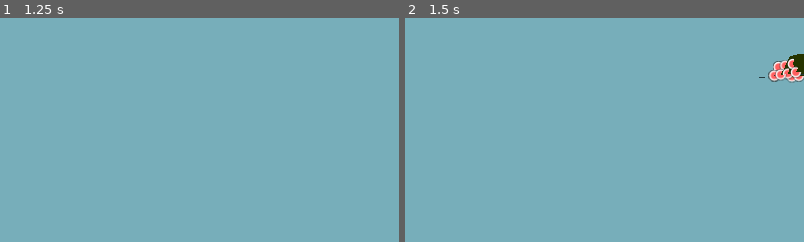
Above: before the commit, frames 1-2 (left to right).
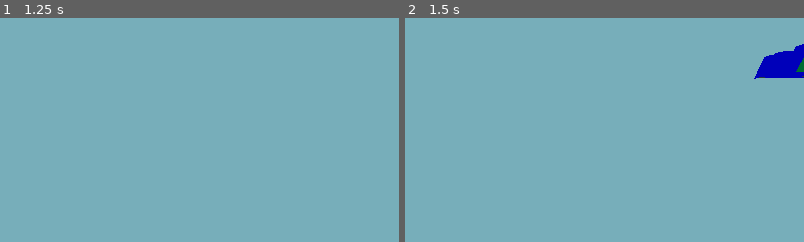
Above: after the commit, the same moments.

Repository: hidude562/CityMotor
Game: Godot game, scene res://scenes/city.tscn
Same seed, same stepped clock (60 frames per second), same inputs: the game is played once before the commit and once after it.
Inputs (mouse positions are % of the whole screen's width and height, from its top left):
- Up to frame 1 (1.25 s): tap Enter at 0.5 s; move the mouse to (49, 52) at 0.52 s; hold W from 0.53 s (still down); tap Q at 0.6 s; tap Space at 0.77 s
- Up to frame 2 (1.5 s): release W at 1.25 s; tap Space at 1.25 s; drag from (80, 65) to (45, 70) at 1.27 s
The pictures show only the part of the screen within x 50-100%, y 0-50%; the shares and areas given below are measured in that part.

Frame 1 is identical in both runs. In frame 2, 1.4% of the frame differs, in the area x 87-100%, y 11-30%.

Commit message:
PUSSSHHHHHH

Diff:
--- a/project/scenes/building_base.tscn
+++ b/project/scenes/building_base.tscn
@@ -1,9 +1,6 @@
-[gd_scene load_steps=9 format=3 uid="uid://gd7qv4nkfwyk"]
+[gd_scene load_steps=8 format=3 uid="uid://gd7qv4nkfwyk"]
 
 [ext_resource type="ArrayMesh" uid="uid://blwt6ek5neg0o" path="res://scenes/Objects/Buildings/gabledBase.obj" id="1_26bai"]
-
-[sub_resource type="StandardMaterial3D" id="StandardMaterial3D_roupm"]
-albedo_color = Color(0.34902, 0.313726, 0, 1)
 
 [sub_resource type="StandardMaterial3D" id="StandardMaterial3D_7iyxj"]
 transparency = 1
@@ -49,8 +46,8 @@
 
 [node name="buildingBase" type="CSGPolygon3D"]
 transform = Transform3D(1, 0, 0, 0, -4.37114e-08, -1, 0, 1, -4.37114e-08, -0.5, 0, -0.5)
-material_override = SubResource("StandardMaterial3D_roupm")
-operation = 2
+operation = 2
+smooth_faces = true
 
 [node name="inset0" type="CSGPolygon3D" parent="."]
 transform = Transform3D(0, 0, 1, -1, 0, 0, 0, -15.99, 0, 1, 1, 0)
--- a/project/scripts/Level.gd
+++ b/project/scripts/Level.gd
@@ -55,7 +55,7 @@
 				add_child(instance)
 				instance.global_position = Vector3(i, 0, j)
 			elif map.tiles[j][i].tile == 2 and map.tiles[j][i].sourceTile:
-				var scene = procedualBuildingHQ
+				var scene = procedualBuilding
 				var instance = scene.instantiate()
 				add_child(instance)
 				instance.global_position = Vector3(i, 0, j)
--- a/project/scripts/cityGen.gd
+++ b/project/scripts/cityGen.gd
@@ -68,7 +68,7 @@
 	var singlePopulusMultiplier = 2.5
 
 
-	func _init(x,y,orientation,tiles, subdivision=1, sectorType=0, startingPopulus=2.0, singlePopulusModifier=1.0):
+	func _init(x,y,orientation,tiles, subdivision=1, sectorType=0, startingPopulus=17.0, singlePopulusModifier=1.0):
 		self.x = x
 		self.y = y
 		self.orientation = orientation
@@ -141,18 +141,22 @@
 			y+=1
 
 	func getRandomIfOffbranch():
-		if(totalIterations < 3):
+		var probabilityOf4Size = int((40 / populus) + 1)
+		var probabilityOf6Size = 4
+		var probabilityOf8Size = 2
+
+		if(totalIterations < 4):
 			pass
-		elif(totalIterations < 4):
-			if(randi()%4 == 0):
+		elif(totalIterations == 4):
+			if(randi()%probabilityOf4Size == 0):
 				return true
-		elif(totalIterations < 5):
-			if(randi()%3 == 0):
+		elif(totalIterations == 6):
+			if(randi()%probabilityOf6Size == 0):
 				return true
-		elif(totalIterations < 6):
-			if(randi()%2 == 0):
+		elif(totalIterations == 8):
+			if(randi()%probabilityOf8Size == 0):
 				return true
-		elif(totalIterations < 7):
+		elif(totalIterations == 10):
 			return true
 		return false
 
@@ -301,6 +305,10 @@
 		var scaledPopulus = getTile(x,y).populus ** 1.2
 		return randf_range(0.0, 60.0/scaledPopulus + 1) < 1.0
 
+	func copyTileToAnother(tile1: Vector2i, tile2: Vector2i):
+		# TODO: Implement a method that copies the properties of one to anther
+		pass
+
 	func randomBuildingExpand(x,y):
 		var density = getTile(x,y).populus
 
@@ -308,7 +316,7 @@
 		# If high density, wider buildings are more likely
 
 
-		var probabilityForMaxSize = 0 #1.08 ** x
+		var probabilityForMaxSize = 1.8 ** x
 		var probabilityForMedSize = (1.03 ** x) * 2
 		var probabilityForNoSize  = (0.98 ** x) * 4
 
@@ -316,19 +324,78 @@
 
 		var randomNum = randf_range(0.0, totalProbability)
 		if(randomNum < probabilityForMaxSize):
-			for y2 in range(y-1,y+2):
-				for x2 in range(x-1,x+2):
-					var tile = getTile(x2,y2)
-					if(tile):
-						if tile.tile == 0:
-							tiles[y2][x2].id = tiles[y][x].id
-							tiles[y2][x2].tile = tiles[y][x].tile
-							tiles[y2][x2].sector = tiles[y][x].sector
-							tiles[y2][x2].sourceTile = false
-							tiles[y2][x2].populus = tiles[y][x].populus
-							tiles[y2][x2].height = tiles[y][x].height
-							tiles[y2][x2].size = tiles[y][x].size
-							tiles[y2][x2].buildingType = tiles[y][x].buildingType
+			var canDoRight  = false
+			var canDoLeft   = false
+			var canDoUp     = false
+			var canDoDown   = false
+
+			if(getTile(x+1,y)):
+				if(getTile(x+1,y).tile == 0):
+					canDoRight = true
+			if(getTile(x-1,y)):
+				if(getTile(x-1,y).tile == 0):
+					canDoLeft = true
+			if(getTile(x,y-1)):
+				if(getTile(x,y-1).tile == 0):
+					canDoUp = true
+			if(getTile(x,y+1)):
+				if(getTile(x,y+1).tile == 0):
+					canDoDown = true
+
+			var movementVector = Vector2i()
+			if(canDoUp and canDoRight):
+				movementVector = Vector2i(1,-1)
+			elif(canDoDown and canDoLeft):
+				movementVector = Vector2i(-1,1)
+
+			var x2 = x
+			var y2 = y
+			var iter = 1
+			while(true):
+				x2+=movementVector.x
+				y2+=movementVector.y
+				if(getTile(x2,y2).tile == 0):
+					var isContinuous = true
+					var x3 = x2
+					var y3 = y2
+					for i in range(iter):
+						y3-=movementVector.y
+						x3-=movementVector.x
+						if(getTile(x2,y3).tile != 0):
+							isContinuous = false
+						if(getTile(x3,y2).tile != 0):
+							isContinuous = false
+					x3 = x2
+					y3 = y2
+					# TODO: fix speghetti
+					if(isContinuous):
+						for i in range(iter):
+
+							tiles[y3][x2].id = tiles[y][x].id
+							tiles[y3][x2].tile = tiles[y][x].tile
+							tiles[y3][x2].sourceTile = false
+							tiles[y3][x2].sector = tiles[y][x].sector
+							tiles[y3][x2].populus = tiles[y][x].populus
+							tiles[y3][x2].height = tiles[y][x].height
+							tiles[y3][x2].size = tiles[y][x].size
+							tiles[y3][x2].buildingType = tiles[y][x].buildingType
+
+							tiles[y2][x3].id = tiles[y][x].id
+							tiles[y2][x3].tile = tiles[y][x].tile
+							tiles[y2][x3].sourceTile = false
+							tiles[y2][x3].sector = tiles[y][x].sector
+							tiles[y2][x3].populus = tiles[y][x].populus
+							tiles[y2][x3].height = tiles[y][x].height
+							tiles[y2][x3].size = tiles[y][x].size
+							tiles[y2][x3].buildingType = tiles[y][x].buildingType
+
+							y3-=movementVector.y
+							x3-=movementVector.x
+					else:
+						break
+				else:
+					break
+				iter+=1
 		elif(randomNum < probabilityForMaxSize + probabilityForMedSize):
 			var canDoRight  = false
 			var canDoLeft   = false
--- a/project/scripts/procedualBuildingHQ.gd
+++ b/project/scripts/procedualBuildingHQ.gd
@@ -176,7 +176,7 @@
 	var residentialLowDensityPreset = FullBuildingPrefab.new(
 		[
 			BuildingSectionPrefab.new(-1,0,1,2,5,0.1,0.2,1000),
-			gabledRoof
+			#gabledRoof
 		]
 	)
 
@@ -190,7 +190,7 @@
 	else:
 		if sector == 0:
 			ruleset = 2
-			height+=1
+			#height+=1
 		else:
 			ruleset = 1
 
Not shown: 2 places in project/scenes/building_base.tscn that only renumber resources
